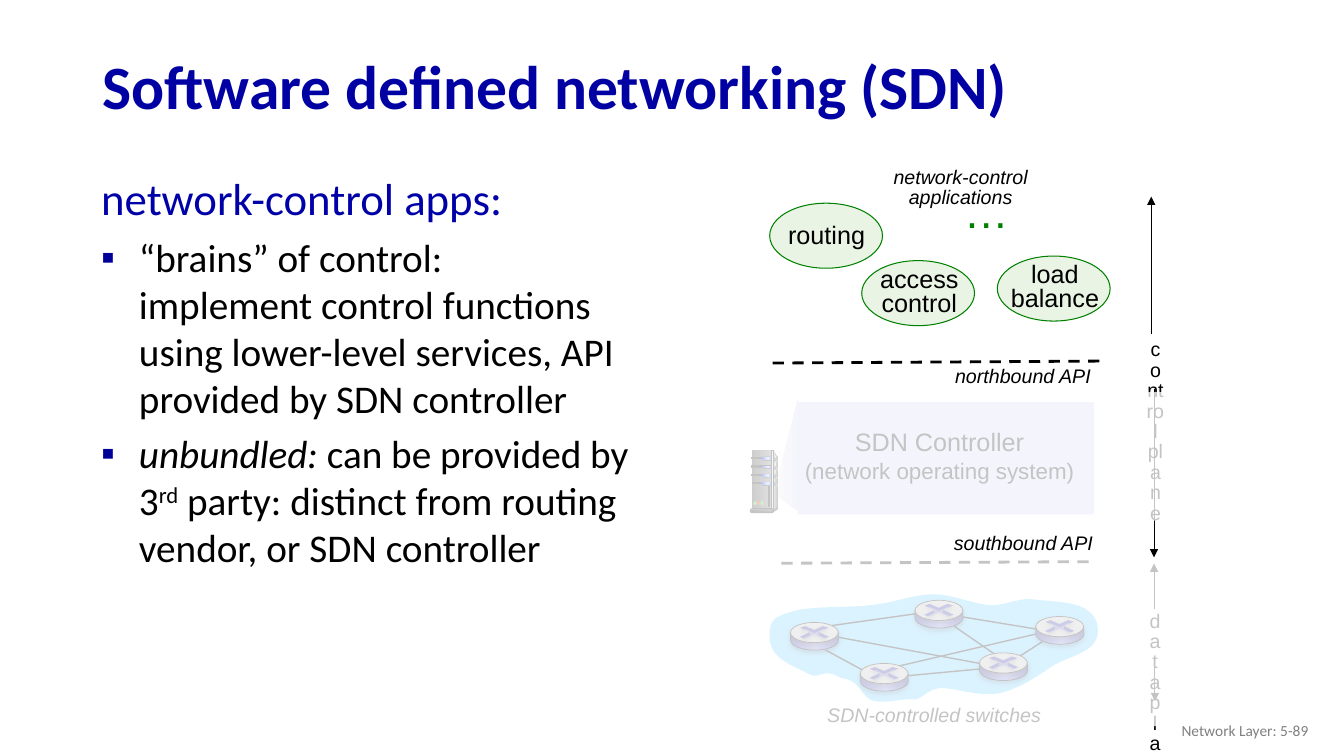
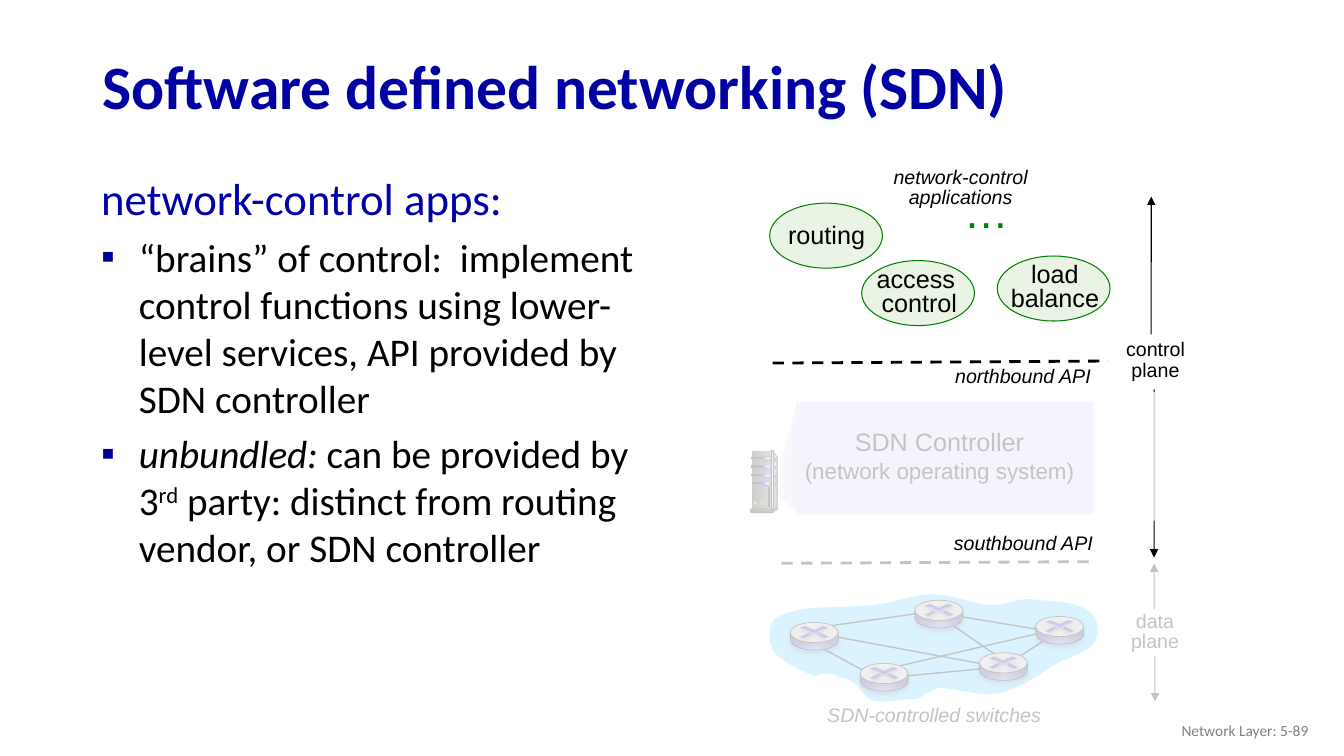
Before and after one commit to kanomoo/computer-network-and-Internet, a slide deck: slide 89 of 02_Slides/Chapter_05_Network_Control_Plane/Current_Year_Course_v9.0/Chapter_5_v9.0_Network_Layer_Control_Plane.pptx. Drawn at 1344x756 pixels with LibreOffice and Linux fonts; fonts in the diff are those of the drawing. Boxes give left, top, right and bottom in pixels: in the first picture for what was removed or moved away, otherwise in the second. Text is boxed around its words. In the diff, an @@ line names an element or a change of style, - is before the commit and + after.

```diff
--- a/02_Slides/Chapter_05_Network_Control_Plane/Current_Year_Course_v9.0/Chapter_5_v9.0_Network_Layer_Control_Plane.pptx
+++ b/02_Slides/Chapter_05_Network_Control_Plane/Current_Year_Course_v9.0/Chapter_5_v9.0_Network_Layer_Control_Plane.pptx
@@ text "network-control apps:" rewrapped from <box>101,184,628,567</box> to <box>101,184,633,567</box> @@
@@ text "control" rewrapped from <box>894,169,1028,185</box> to <box>1126,341,1185,381</box> @@
@@ text "data" rewrapped from <box>1139,607,1171,659</box> to <box>1131,614,1179,652</box> @@
```
Also in this commit, not shown: 110 other slides changed, 1 other file.
